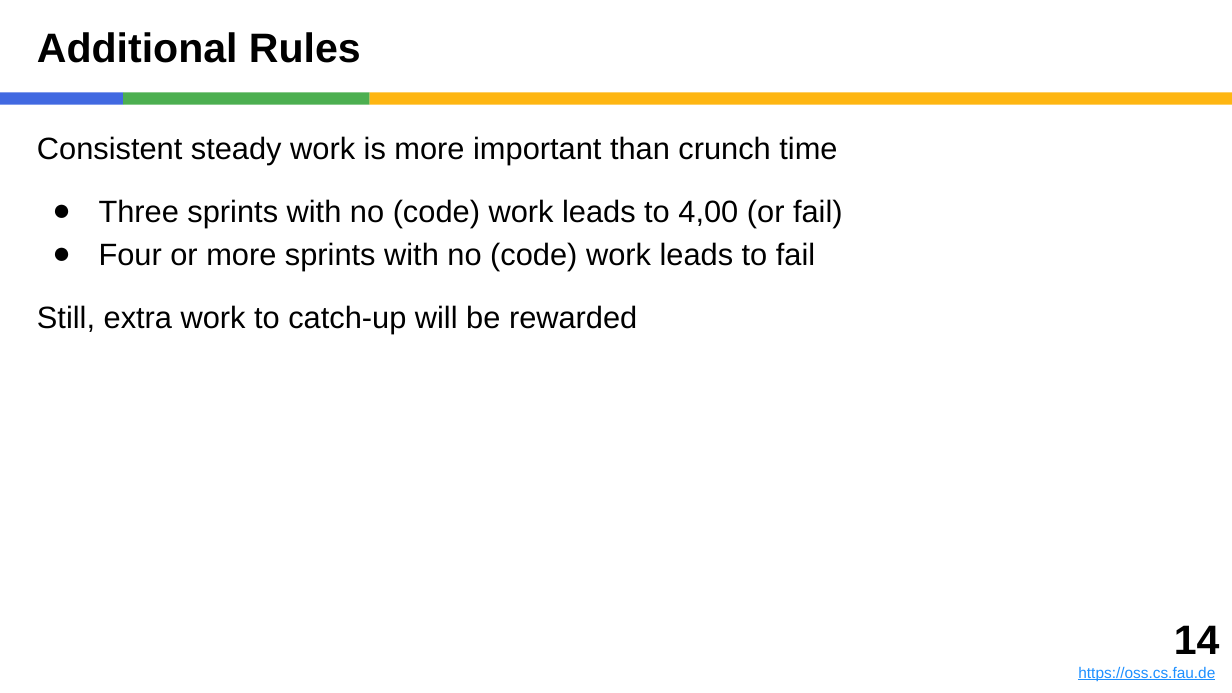
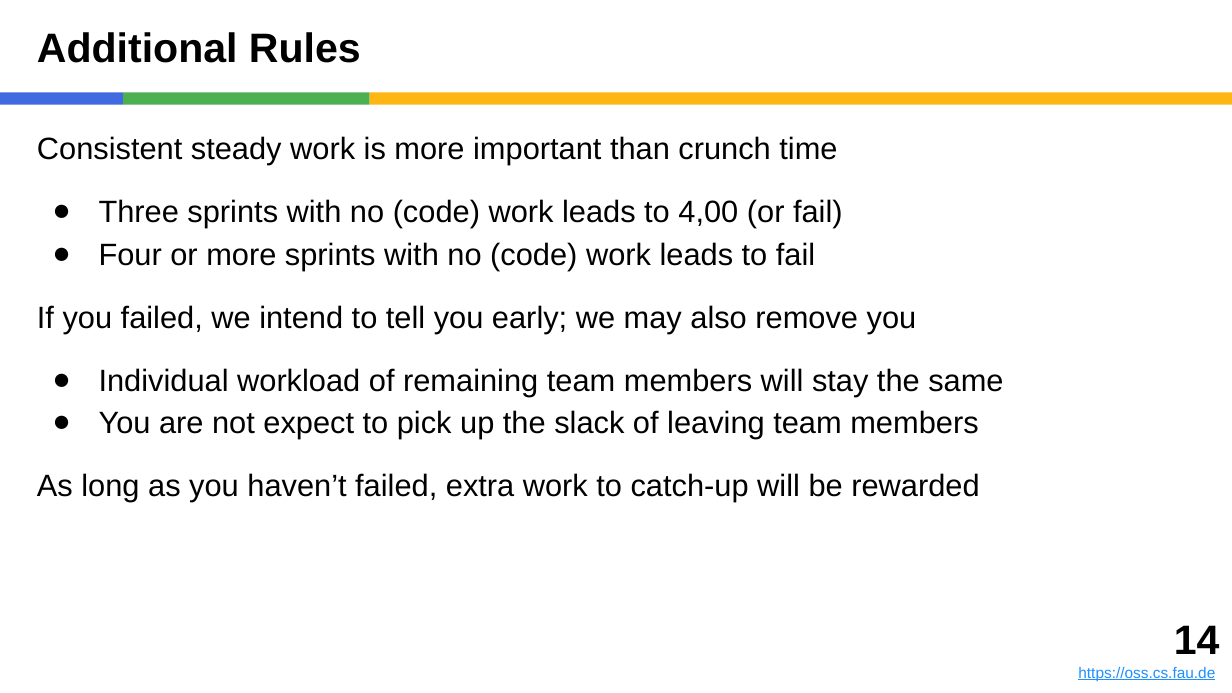
Before and after one commit to dirkriehle/amos-course, a slide deck: slide 14 of Lecture slides/AMOS A01 - Introduction.pptx. Drawn at 1232x693 pixels with LibreOffice and Linux fonts; fonts in the diff are those of the drawing. Boxes give left, top, right and bottom in pixels: in the first picture for what was removed or moved away, otherwise in the second. Text is boxed around its words. In the diff, an @@ line names an element or a change of style, - is before the commit and + after.

```diff
--- a/Lecture slides/AMOS A01 - Introduction.pptx
+++ b/Lecture slides/AMOS A01 - Introduction.pptx
@@ text at bbox=[37, 305, 1003, 502]: text changed @@
-Still, extra work to catch-up will be rewarded
+If you failed, we intend to tell you early; we may also remove you
+● Individual workload of remaining team members will stay the same
+● You are not expect to pick up the slack of leaving team members
+As long as you haven’t failed, extra work to catch-up will be rewarded
```
Also in this commit, not shown: 9 other slides changed, 1 slide added, 1 slide removed, 15 other files.
